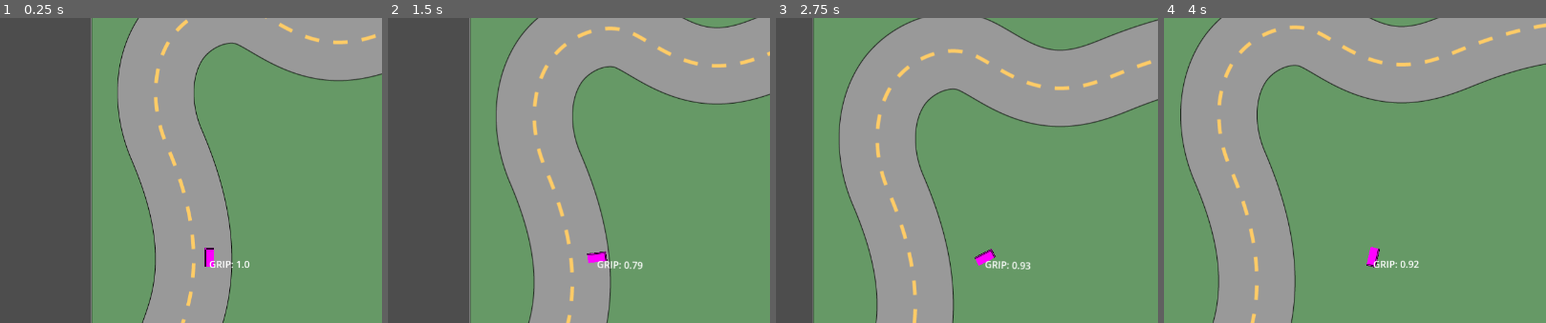
Above: before the commit, frames 1-4 (left to right).
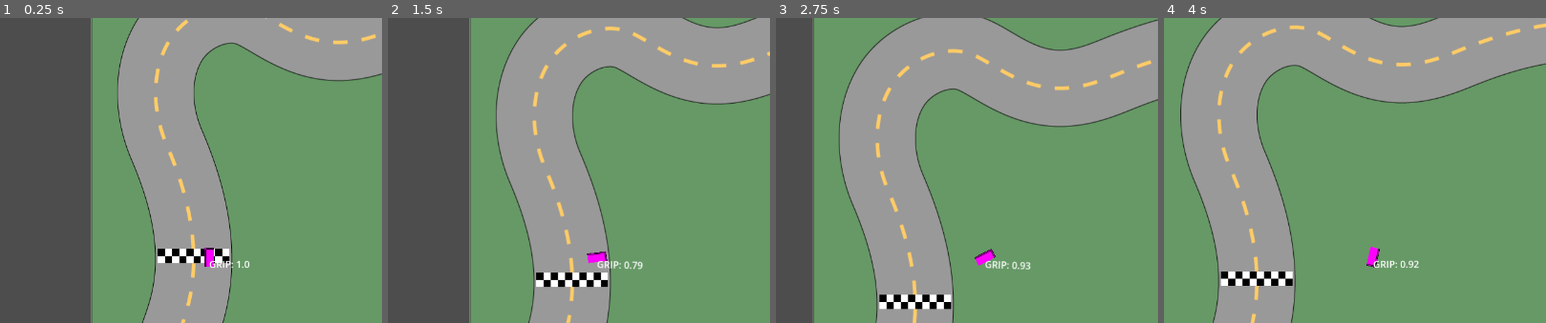
Above: after the commit, the same moments.

Repository: PGComai/Made-at-the-MADE-2025
Game: Godot game, scene res://scenes/racetrack2/racetrack2.tscn
The game is run twice, just before and just after one commit, with the same random seed, the same clock (stepped at 60 frames per second) and the same inputs.
Inputs:
- Up to frame 1 (0.25 s): no input
- Up to frame 2 (1.5 s): hold D (right) 0.53-1.28 s; hold A (left) from 1.28 s (still down)
- Up to frame 3 (2.75 s): release A (left) at 2.03 s; hold D (right) from 2.03 s (still down)
- Up to frame 4 (4 s): release D (right) at 3.53 s; hold A (left) from 3.53 s (still down)
The pictures show only the part of the screen within x 23-73%, y 11-61%; the shares and areas given below are measured in that part.

The runs differ from the first frame. In frame 1, 0.8% of the frame differs, in the area x 41-60%, y 75-81%; in frame 2, 0.9%; in frame 3, 0.9%, in the area x 27-46%, y 90-96%; in frame 4, 0.9%.

Commit message:
Add finish line

Diff:
--- a/car/car.gd
+++ b/car/car.gd
@@ -74,6 +74,5 @@
 	#var thrust_dir: Vector2 = -global_transform.y
 	#draw_line(Vector2.ZERO, (thrust_dir * 100.0), Color.RED)
 
-
-func _on_checkpoint_recorder_seen_all_checkpoints(body: Node2D) -> void:
-	print("all checkpoints!")
+func _on_lap_finished(_body: Node2D) -> void:
+	print("lap!")
--- a/scenes/checkpoint_recorder.gd
+++ b/scenes/checkpoint_recorder.gd
@@ -13,7 +13,7 @@
 
 func _ready() -> void:
 	all_checkpoints.clear()
-	reset()
+	seen.clear()
 
 	for node in get_tree().get_nodes_in_group("checkpoint"):
 		if node is not Checkpoint:
@@ -27,19 +27,25 @@
 
 		all_checkpoints.push_back(checkpoint)
 
-func reset() -> void:
-	seen.clear()
+## Resets the seen checkpoints for a specific body.
+func reset_for(body: Node2D) -> bool:
+	return seen.erase(body)
 
+## Records a checkpoint for a body.
 func record_checkpoint(body: Node2D, checkpoint: Checkpoint) -> void:
 	if not seen.has(body):
 		seen[body] = []
-	seen[body].push_back(checkpoint)
+	if not seen[body].has(checkpoint):
+		seen[body].push_back(checkpoint)
+
+	if has_seen_all(body):
+		seen_all_checkpoints.emit(body)
+
+func has_seen_all(body: Node2D) -> bool:
+	if not seen.has(body):
+		return false
 
 	var to_see := all_checkpoints.duplicate()
 	for seen_checkpoint in seen[body]:
 		to_see.erase(seen_checkpoint)
-	if to_see.size() == 0:
-		seen_all_checkpoints.emit(body)
-
-func reset_checkpoints(body: Node2D) -> bool:
-	return seen.erase(body)
+	return to_see.size() == 0
--- /dev/null
+++ b/scenes/finish_line/finish_line.gd
@@ -0,0 +1,17 @@
+@tool
+class_name FinishLine
+extends Area2D
+
+signal lap_finished(body: Node2D)
+
+@export var checkpoint_recorder: CheckpointRecorder
+
+@onready var collision_shape: CollisionShape2D = %CollisionShape2D
+
+func _ready() -> void:
+	body_entered.connect(_on_body_entered)
+
+func _on_body_entered(body: Node2D) -> void:
+	if checkpoint_recorder.has_seen_all(body):
+		lap_finished.emit(body)
+		checkpoint_recorder.reset_for(body)
--- /dev/null
+++ b/scenes/finish_line/finish_line.tscn
@@ -0,0 +1,48 @@
+[gd_scene load_steps=7 format=3 uid="uid://bivlmeywelyqy"]
+
+[ext_resource type="Script" uid="uid://8jmqbmvshmbp" path="res://scenes/finish_line/finish_line.gd" id="1_fealu"]
+
+[sub_resource type="RectangleShape2D" id="RectangleShape2D_fealu"]
+size = Vector2(120, 24)
+
+[sub_resource type="Gradient" id="Gradient_fealu"]
+interpolation_mode = 1
+offsets = PackedFloat32Array(0, 0.1, 0.2, 0.3, 0.4, 0.5, 0.6, 0.7, 0.8, 0.9)
+colors = PackedColorArray(1, 1, 1, 1, 0, 0, 0, 1, 1, 1, 1, 1, 0, 0, 0, 1, 1, 1, 1, 1, 0, 0, 0, 1, 1, 1, 1, 1, 0, 0, 0, 1, 1, 1, 1, 1, 0, 0, 0, 1)
+
+[sub_resource type="GradientTexture2D" id="GradientTexture2D_4f7n5"]
+gradient = SubResource("Gradient_fealu")
+width = 120
+height = 12
+
+[sub_resource type="Gradient" id="Gradient_4f7n5"]
+interpolation_mode = 1
+offsets = PackedFloat32Array(0, 0.1, 0.2, 0.3, 0.4, 0.5, 0.6, 0.7, 0.8, 0.9)
+colors = PackedColorArray(0, 0, 0, 1, 1, 1, 1, 1, 0, 0, 0, 1, 1, 1, 1, 1, 0, 0, 0, 1, 1, 1, 1, 1, 0, 0, 0, 1, 1, 1, 1, 1, 0, 0, 0, 1, 1, 1, 1, 1)
+
+[sub_resource type="GradientTexture2D" id="GradientTexture2D_gnmbw"]
+gradient = SubResource("Gradient_4f7n5")
+width = 120
+height = 12
+
+[node name="FinishLine" type="Area2D"]
+collision_layer = 4
+collision_mask = 2
+gravity_point_center = Vector2(0, -1)
+gravity_direction = Vector2(0, -1)
+gravity = 9.8
+angular_damp = 0.1
+script = ExtResource("1_fealu")
+metadata/_custom_type_script = "uid://8jmqbmvshmbp"
+
+[node name="CollisionShape2D" type="CollisionShape2D" parent="."]
+unique_name_in_owner = true
+shape = SubResource("RectangleShape2D_fealu")
+
+[node name="Sprite2D" type="Sprite2D" parent="."]
+texture = SubResource("GradientTexture2D_4f7n5")
+offset = Vector2(0, 6)
+
+[node name="Sprite2D2" type="Sprite2D" parent="."]
+texture = SubResource("GradientTexture2D_gnmbw")
+offset = Vector2(0, -6)
--- a/scenes/racetrack2/racetrack2.tscn
+++ b/scenes/racetrack2/racetrack2.tscn
@@ -1,10 +1,11 @@
-[gd_scene load_steps=7 format=3 uid="uid://ewlgm45y3f0x"]
+[gd_scene load_steps=8 format=3 uid="uid://ewlgm45y3f0x"]
 
 [ext_resource type="Script" uid="uid://bilbkxg3fr8ac" path="res://scenes/checkpoint_recorder.gd" id="1_c5lvn"]
 [ext_resource type="PackedScene" uid="uid://baup2npo25ut2" path="res://scenes/checkpoint/checkpoint.tscn" id="2_c5lvn"]
-[ext_resource type="Texture2D" uid="uid://dqkmflcw0qvth" path="res://Sprites/Racetrack2.png" id="2_q0spc"]
+[ext_resource type="Texture2D" uid="uid://dqkmflcw0qvth" path="res://Sprites/Racetrack2.png" id="2_ddnrx"]
 [ext_resource type="PackedScene" uid="uid://d0o2qlnyynrd1" path="res://car/car.tscn" id="4_q0spc"]
 [ext_resource type="PackedScene" uid="uid://c8cygi4lw5m0h" path="res://car/chase_cam.tscn" id="5_ddnrx"]
+[ext_resource type="PackedScene" uid="uid://bivlmeywelyqy" path="res://scenes/finish_line/finish_line.tscn" id="6_ddnrx"]
 
 [sub_resource type="RectangleShape2D" id="RectangleShape2D_s8q4o"]
 size = Vector2(150, 20)
@@ -16,7 +17,11 @@
 metadata/_custom_type_script = "uid://bilbkxg3fr8ac"
 
 [node name="Sprite2D" type="Sprite2D" parent="."]
-texture = ExtResource("2_q0spc")
+texture = ExtResource("2_ddnrx")
+
+[node name="FinishLine" parent="." node_paths=PackedStringArray("checkpoint_recorder") instance=ExtResource("6_ddnrx")]
+position = Vector2(-341, -3)
+checkpoint_recorder = NodePath("../CheckpointRecorder")
 
 [node name="Checkpoint" parent="." instance=ExtResource("2_c5lvn")]
 position = Vector2(414.00006, -378)
@@ -47,3 +52,4 @@
 car = NodePath("../Car")
 
 [connection signal="seen_all_checkpoints" from="CheckpointRecorder" to="Car" method="_on_checkpoint_recorder_seen_all_checkpoints"]
+[connection signal="lap_finished" from="FinishLine" to="Car" method="_on_lap_finished"]
Not shown, added: scenes/finish_line/finish_line.gd.uid
